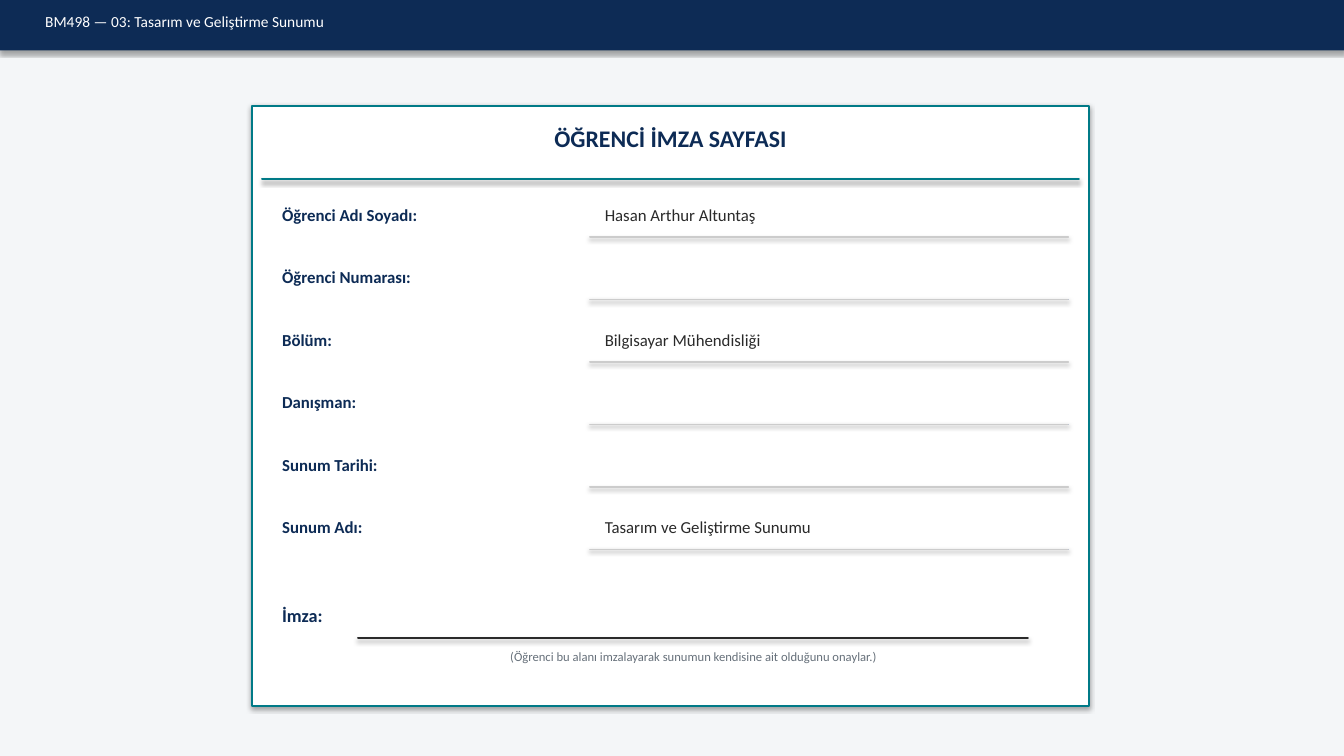
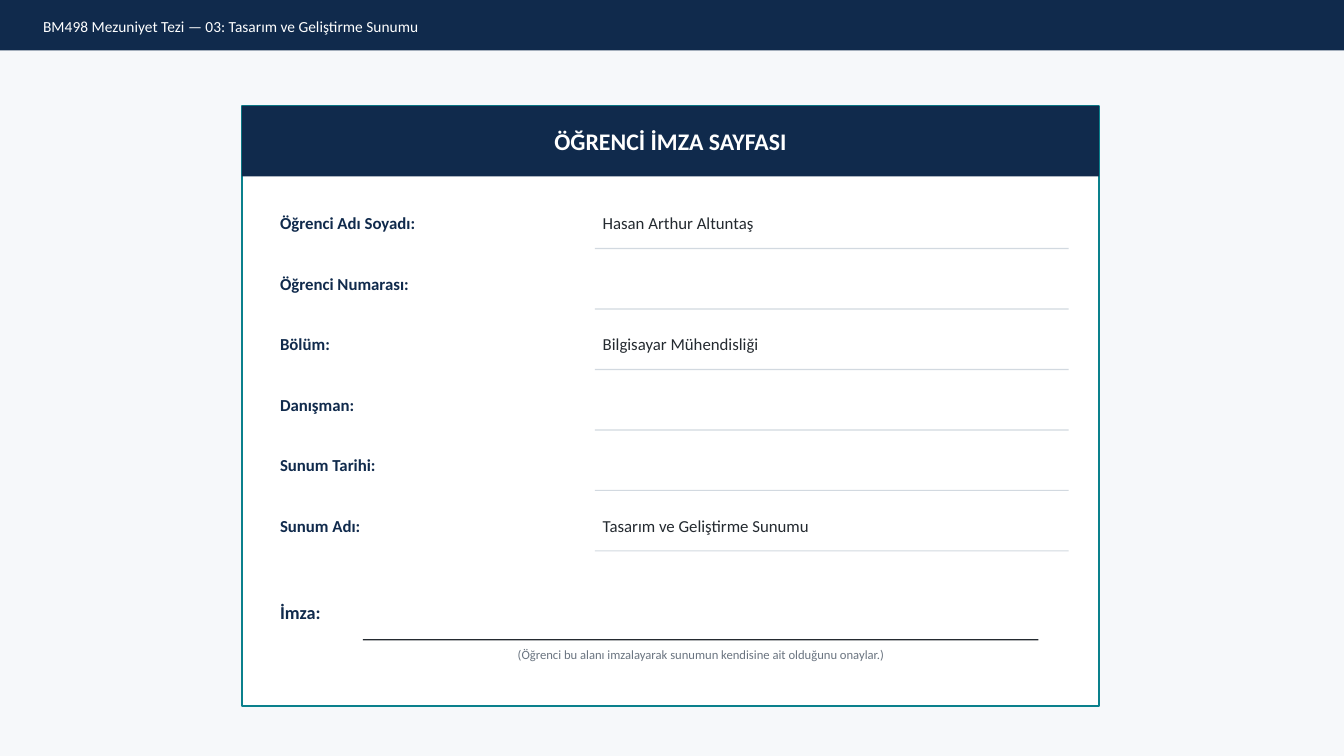
Before and after one commit to Rtur2003/CrownCode, a slide deck: slide 7 of docs/academic/TeslimEdilecekler/Sunumlar/03_Tasarim_ve_Gelistirme_Sunumu.pptx. Drawn at 1344x756 pixels with LibreOffice and Linux fonts; fonts in the diff are those of the drawing. Boxes give left, top, right and bottom in pixels: in the first picture for what was removed or moved away, otherwise in the second. Text is boxed around its words. In the diff, an @@ line names an element or a change of style, - is before the commit and + after.

```diff
--- a/docs/academic/TeslimEdilecekler/Sunumlar/03_Tasarim_ve_Gelistirme_Sunumu.pptx
+++ b/docs/academic/TeslimEdilecekler/Sunumlar/03_Tasarim_ve_Gelistirme_Sunumu.pptx
@@ background #F4F6F8 to #F6F8FA @@
@@ rectangle at box(0, 0, 1344, 50): fill #0D2B55 to #102A4C; shadow off @@
@@ text "BM498 Mezuniyet Tezi — 03: ..." at box(43, 21, 418, 35): vertical alignment top to middle @@
@@ text at box(43, 21, 418, 35): text changed @@
-BM498 — 03: Tasarım ve Geliştirme Sunumu
+BM498 Mezuniyet Tezi — 03: Tasarım ve Geliştirme Sunumu
@@ rectangle: place and size @@
-rectangle at box(252, 106, 1089, 706)
+rectangle at box(242, 106, 1099, 706)
@@ rectangle at box(242, 106, 1099, 706): outline #007A87 1.5 pt to #0A808C 1.5 pt; shadow off @@
@@ text "ÖĞRENCİ İMZA SAYFASI" at box(554, 130, 787, 150): text colour #0D2B55 to #FFFFFF; vertical alignment top to middle @@
@@ rectangle: place and size @@
-rectangle at box(262, 179, 1079, 179)
+rectangle at box(242, 106, 1099, 176)
@@ rectangle at box(242, 106, 1099, 176): fill gradient #3F80CE to #A4C4FF to #102A4C; outline #007A87 1.5 pt to none; shadow off @@
@@ text colour #0D2B55 to #102A4C in 7 elements at box(280, 520, 360, 532), box(280, 459, 375, 471), box(280, 400, 354, 414), box(280, 338, 330, 350), box(280, 604, 321, 619), box(280, 276, 408, 293), box(280, 216, 416, 232) @@
@@ text "Öğrenci Adı Soyadı:": place and size @@
-text "Öğrenci Adı Soyadı:" at box(282, 207, 418, 224)
+text "Öğrenci Adı Soyadı:" at box(280, 216, 416, 232)
@@ text colour #2A2A2A to #242A30 in 3 elements at box(603, 520, 808, 535), box(603, 338, 759, 353), box(603, 217, 754, 232) @@
@@ text "Hasan Arthur Altuntaş": place and size @@
-text "Hasan Arthur Altuntaş" at box(605, 209, 756, 224)
+text "Hasan Arthur Altuntaş" at box(603, 217, 754, 232)
@@ fill gradient #3F80CE to #A4C4FF to #D2D9E0; outline #CCCCCC 1 pt to none; shadow off in 6 elements at box(595, 551, 1069, 552), box(595, 490, 1069, 491), box(595, 430, 1069, 431), box(595, 369, 1069, 370), box(595, 309, 1069, 310), box(595, 248, 1069, 249) @@
@@ rectangle: place and size @@
-rectangle at box(590, 237, 1069, 237)
+rectangle at box(595, 248, 1069, 249)
@@ rectangle: place and size @@
-rectangle at box(590, 299, 1069, 299)
+rectangle at box(595, 309, 1069, 310)
@@ rectangle: place and size @@
-rectangle at box(590, 362, 1069, 362)
+rectangle at box(595, 369, 1069, 370)
@@ rectangle: place and size @@
-rectangle at box(590, 424, 1069, 424)
+rectangle at box(595, 430, 1069, 431)
@@ rectangle: place and size @@
-rectangle at box(590, 487, 1069, 487)
+rectangle at box(595, 490, 1069, 491)
@@ rectangle: place and size @@
-rectangle at box(590, 549, 1069, 549)
+rectangle at box(595, 551, 1069, 552)
@@ text "(Öğrenci bu alanı imzalayarak sunumun ..." at box(518, 649, 884, 661): text colour #66707A to #6A7480 @@
@@ rectangle: place and size @@
-rectangle at box(358, 638, 1028, 638)
+rectangle at box(363, 639, 1038, 640)
@@ rectangle at box(363, 639, 1038, 640): fill gradient #3F80CE to #A4C4FF to #242A30; outline #2A2A2A 1.5 pt to none; shadow off @@
```
Also in this commit, not shown: 6 other slides changed, 4 other files.
